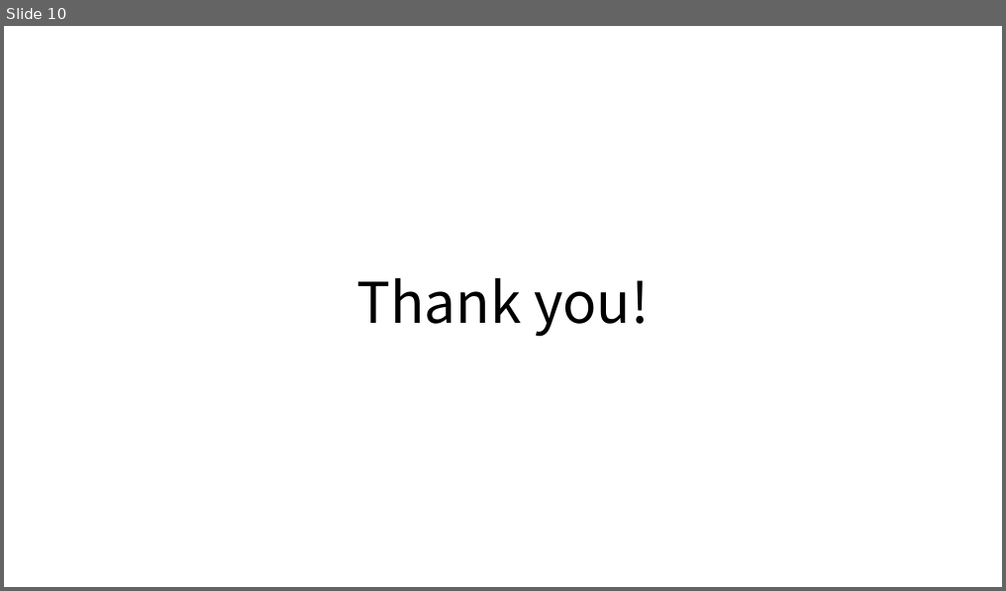
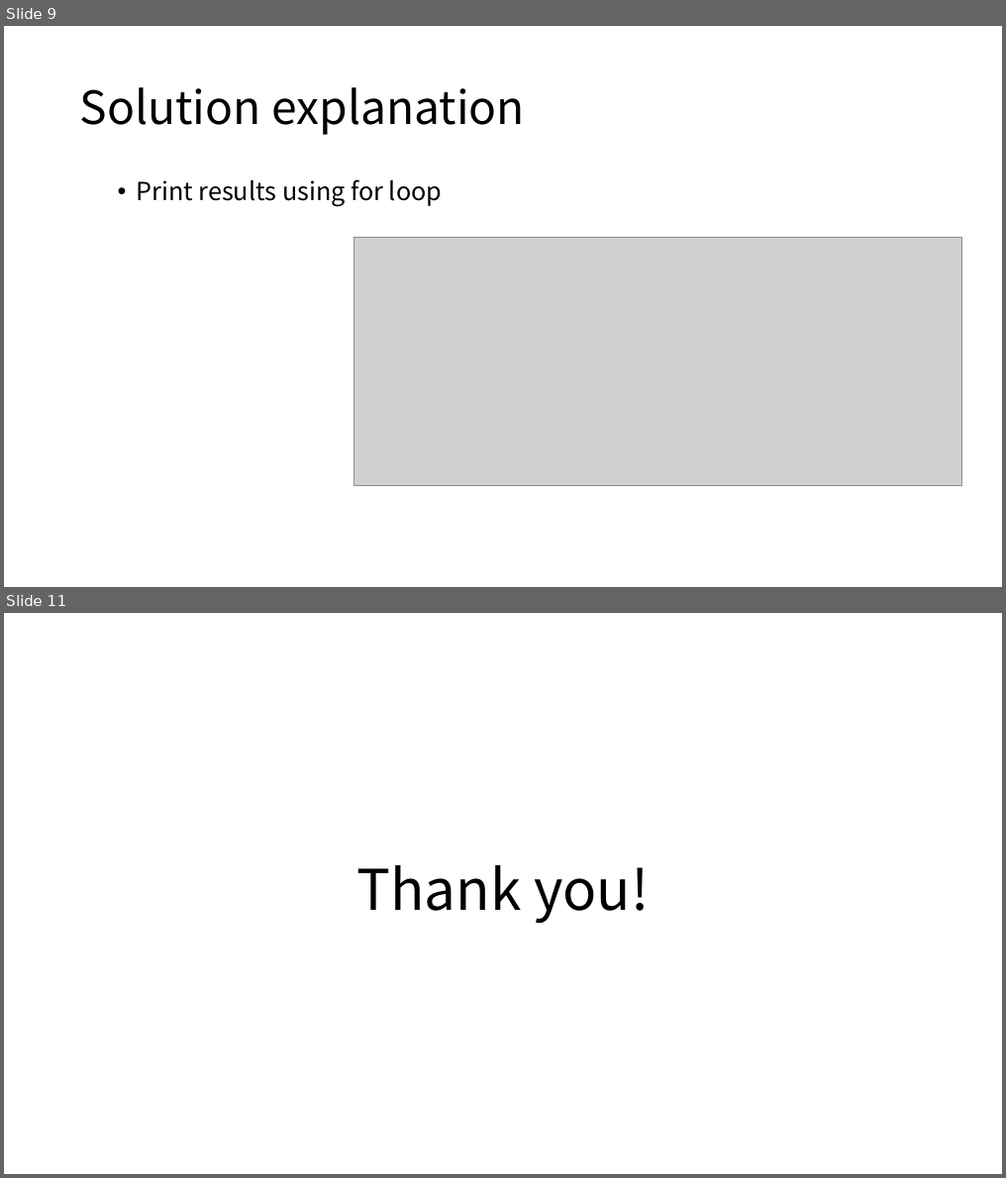
Before and after one commit to gdlee412/Problem-Solving-Techniques, a slide deck: 자료/Report template/Report for exercise or homework.pptx. Shown one above the other, each under a label of ours: slide 10 before the commit, slides 9 and 11 after it; the slides between them are not shown. The pictures are 1006x591 and 1006x1178 pixels, drawn with LibreOffice and Linux fonts; fonts in the diff are those of the drawing; grey boxes stand for pictures. Boxes give left, top, right and bottom in pixels: in the first picture for what was removed or moved away, otherwise in the second. Text is boxed around its words. In the diff, an @@ line names an element or a change of style, - is before the commit and + after.

```diff
--- a/자료/Report template/Report for exercise or homework.pptx
+++ b/자료/Report template/Report for exercise or homework.pptx
@@ slide 9 added at [4,26,1002,587], background #FFFFFF @@
@@ title added at [80,87,525,135], 44 pt, text #000000 @@
+Solution explanation
@@ text added at [137,179,442,207], 24 pt, text #000000 @@
+  • Print results using for loop
@@ picture added at [354,237,962,485] @@
@@ what was slide 10 is now slide 11 @@
```
Also in this commit, not shown: 4 slides changed, 5 other slides added, 5 slides removed, 1 other file.
